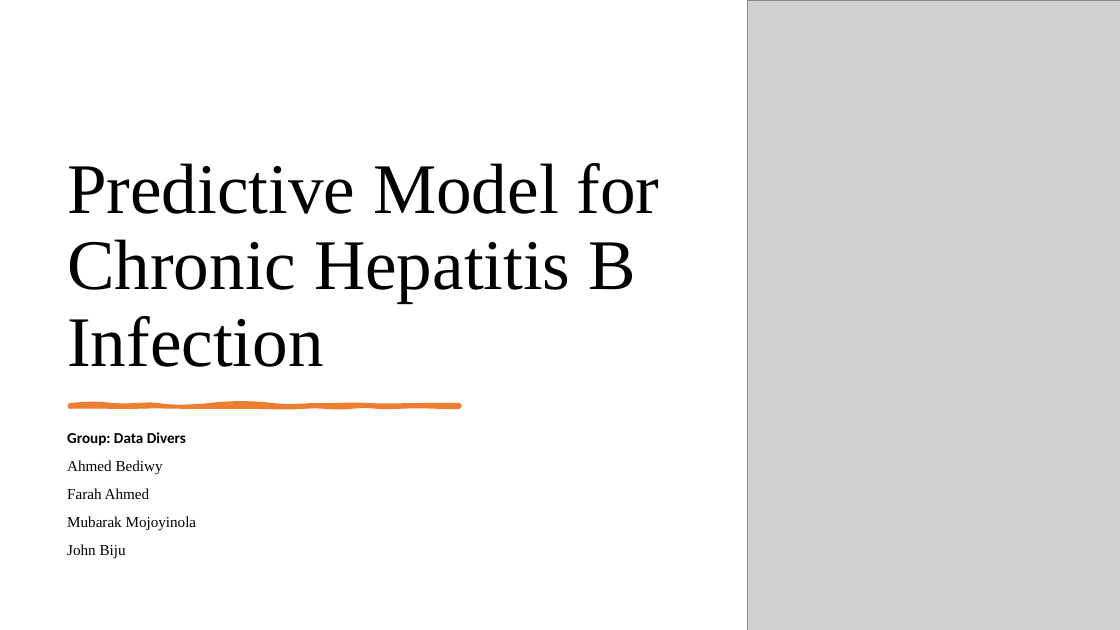
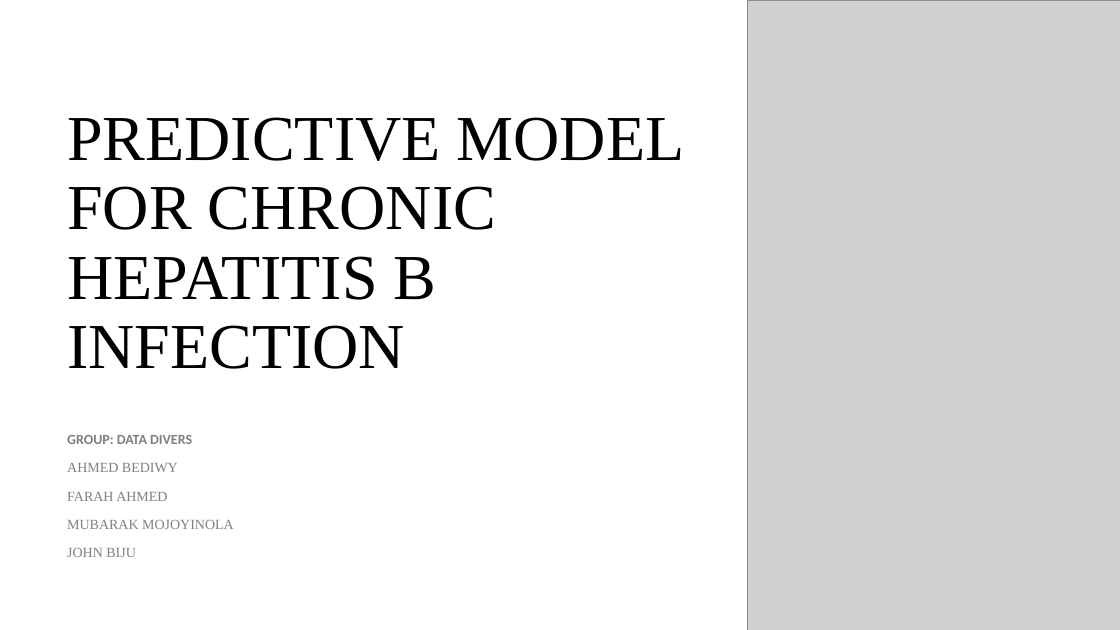
Before and after one commit to johnnie19/NHANES-HBV-Prediction-Analysis, a slide deck: slide 1 of Predictive Model for Chronic Hepatitis B Infection DataDivers.pptx. Drawn at 1120x630 pixels with LibreOffice and Linux fonts; fonts in the diff are those of the drawing; grey boxes stand for pictures; background and template pictures are left out. Boxes give left, top, right and bottom in pixels: in the first picture for what was removed or moved away, otherwise in the second. Text is boxed around its words. In the diff, an @@ line names an element or a change of style, - is before the commit and + after.

```diff
--- a/Predictive Model for Chronic Hepatitis B Infection DataDivers.pptx
+++ b/Predictive Model for Chronic Hepatitis B Infection DataDivers.pptx
@@ title at (67, 117, 685, 369): text changed; size 61 to 54.9 pt @@
-Predictive Model for Chronic Hepatitis B Infection
+PREDICTIVE MODEL FOR CHRONIC HEPATITIS B INFECTION
@@ freeform shape removed at (70, 405, 460, 407) @@
@@ subtitle at (67, 435, 234, 557): text changed; size 13 to 12 pt; text colour #000000 to #808080 @@
-Group: Data Divers
-Ahmed Bediwy
-Farah Ahmed
-Mubarak Mojoyinola
-John Biju
+GROUP: DATA DIVERS
+AHMED BEDIWY
+FARAH AHMED
+MUBARAK MOJOYINOLA
+JOHN BIJU
```
Also in this commit, not shown: 5 other slides changed, 12 slides added, 8 slides removed.
